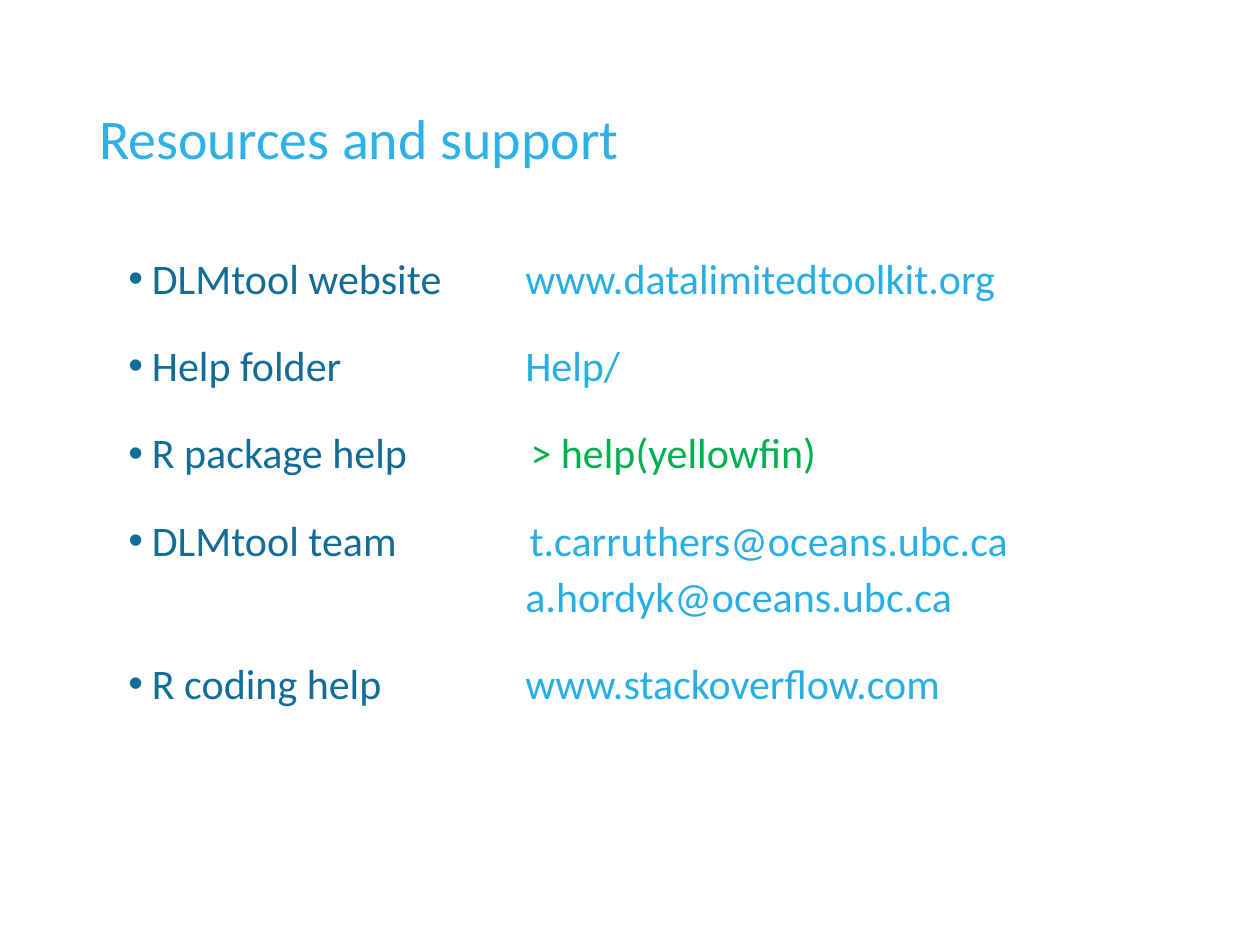
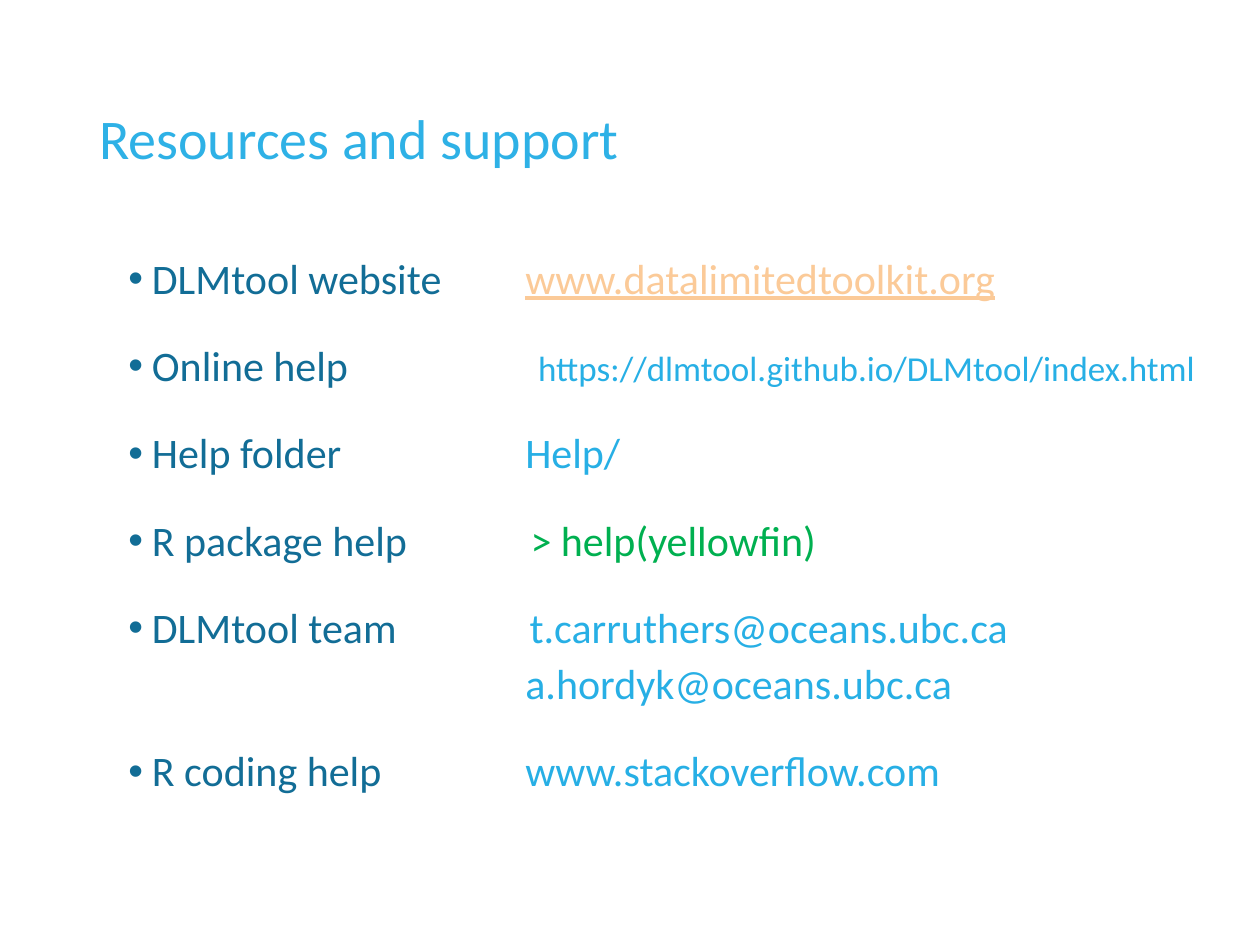
Before and after one commit to DLMtool/DLMDev, a slide deck: slide 7 of Disused code/Misc/Lectures/1 Introduction/L1a Foreword.pptx. Drawn at 1260x945 pixels with LibreOffice and Linux fonts; fonts in the diff are those of the drawing; background and template pictures are left out. Boxes give left, top, right and bottom in pixels: in the first picture for what was removed or moved away, otherwise in the second. Text is boxed around its words. In the diff, an @@ line names an element or a change of style, - is before the commit and + after.

```diff
--- a/Disused code/Misc/Lectures/1 Introduction/L1a Foreword.pptx
+++ b/Disused code/Misc/Lectures/1 Introduction/L1a Foreword.pptx
@@ text at box(152, 264, 995, 301): text colour #27AFE5 to #FBCA98, underline on in "www.datalimitedtoolkit.org" @@
@@ text at box(152, 351, 1195, 388): paragraph added @@
+• Online help https://dlmtool.github.io/DLMtool/index.html
```
Also in this commit, not shown: 6 other files.
